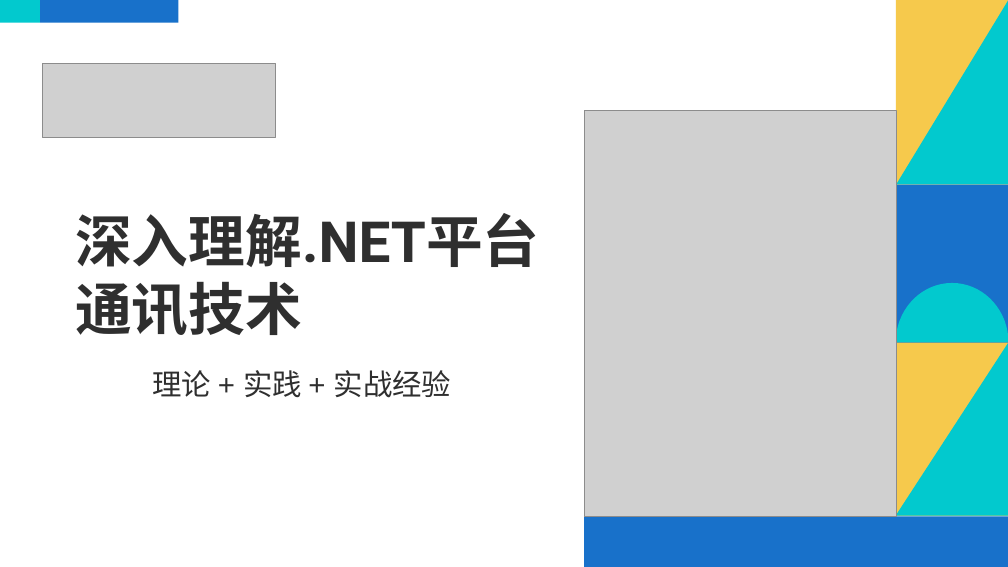
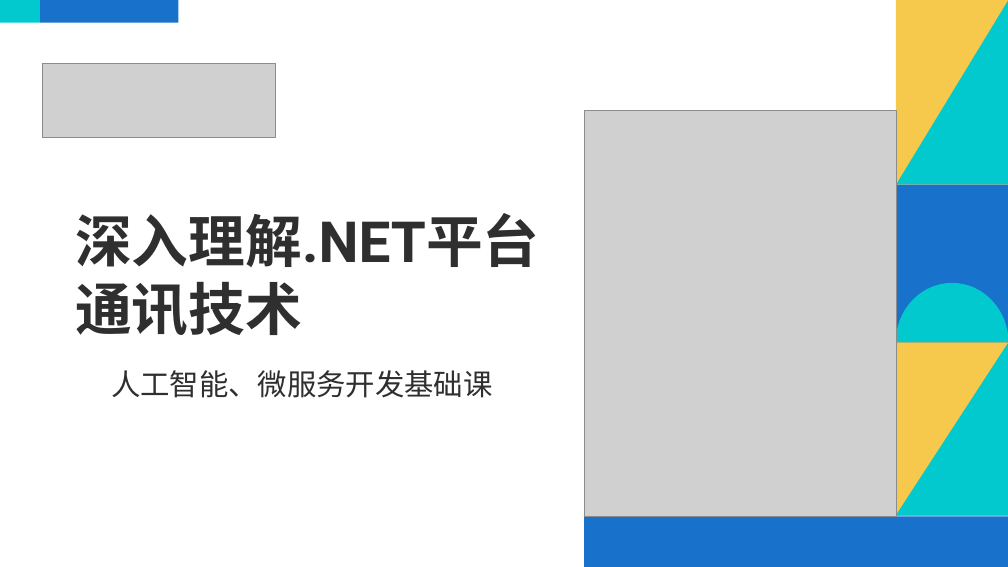
Before and after one commit to scottfly189/dotnet_net_course, a slide deck: slide 1 of src/课程大纲.odp. Drawn at 1008x567 pixels with LibreOffice and Linux fonts; fonts in the diff are those of the drawing; grey boxes stand for pictures. Boxes give left, top, right and bottom in pixels: in the first picture for what was removed or moved away, otherwise in the second. Text is boxed around its words. In the diff, an @@ line names an element or a change of style, - is before the commit and + after.

```diff
--- a/src/课程大纲.odp
+++ b/src/课程大纲.odp
@@ subtitle at (x1=111, y1=370, x2=493, y2=398): text changed @@
-理论 + 实践 + 实战经验
+人工智能、微服务开发基础课
```
Also in this commit, not shown: 8 other slides changed.
